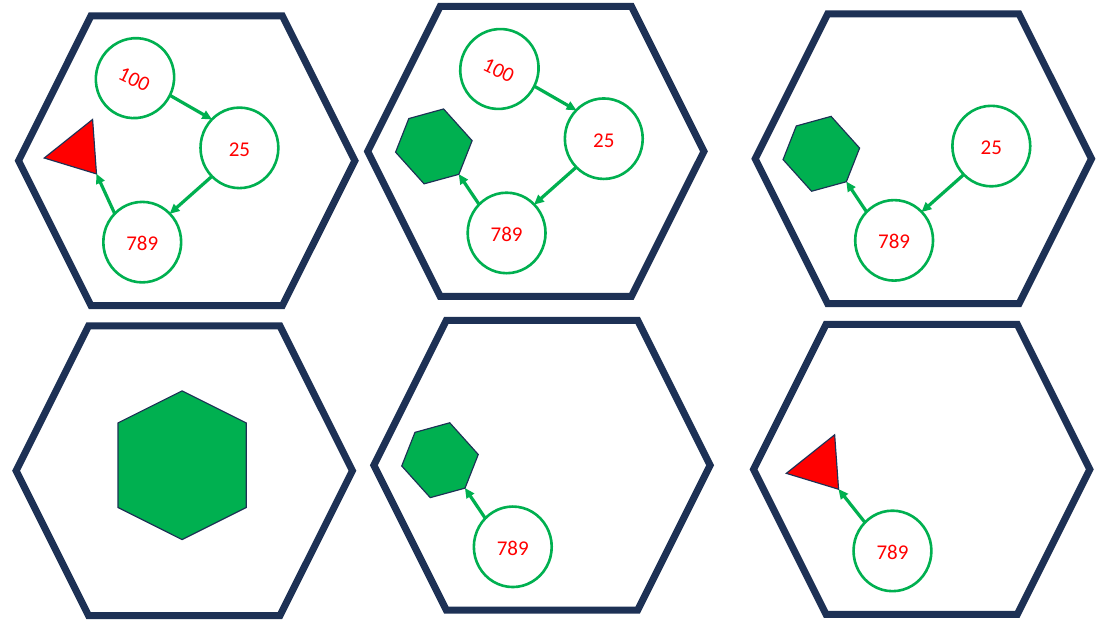
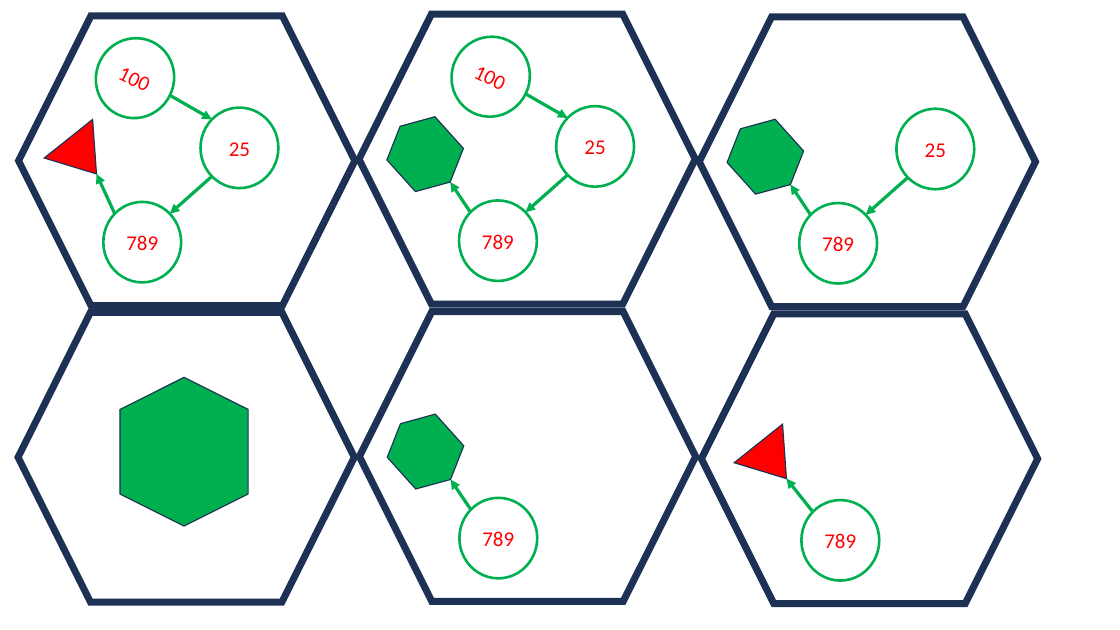
Before and after one commit to SpenceIsCool/HackCUX_TheInductiveGames, a slide deck: slide 2 of Printables/LinkListLaugh.pptx. Drawn at 1120x630 pixels with LibreOffice and Linux fonts; fonts in the diff are those of the drawing. Boxes give left, top, right and bottom in pixels: in the first picture for what was removed or moved away, otherwise in the second. Text is boxed around its words. In the diff, an @@ line names an element or a change of style, - is before the commit and + after.

```diff
--- a/Printables/LinkListLaugh.pptx
+++ b/Printables/LinkListLaugh.pptx
@@ 3 ellipses, 1 hexagon, 1 arrow: place and size @@
-3 ellipses, 1 hexagon, 1 arrow at (385, 15, 644, 273)
+3 ellipses, 1 hexagon, 1 arrow at (377, 23, 634, 281)
@@ 1 ellipse, 1 hexagon, 1 arrow: place and size @@
-1 ellipse, 1 hexagon, 1 arrow at (772, 105, 1031, 212)
+1 ellipse, 1 hexagon, 1 arrow at (717, 107, 975, 215)
@@ 2 arrows, 1 hexagon: place and size @@
-2 arrows, 1 hexagon at (368, 7, 704, 297)
+2 arrows, 1 hexagon at (359, 14, 695, 304)
@@ 1 ellipse, 1 hexagon, 1 arrow: place and size @@
-1 ellipse, 1 hexagon, 1 arrow at (755, 14, 1091, 304)
+1 ellipse, 1 hexagon, 1 arrow at (699, 17, 1035, 307)
@@ hexagon: place and size @@
-hexagon at (16, 326, 352, 616)
+hexagon at (18, 313, 355, 602)
@@ hexagon: place and size @@
-hexagon at (118, 392, 246, 540)
+hexagon at (120, 377, 249, 526)
@@ 1 ellipse, 1 hexagon, 1 triangle: place and size @@
-1 ellipse, 1 hexagon, 1 triangle at (754, 324, 1090, 614)
+1 ellipse, 1 hexagon, 1 triangle at (702, 314, 1038, 604)
@@ arrow moved from (865, 523) - (839, 489) to (813, 512) - (786, 479) @@
@@ 2 hexagons, 1 ellipse, 1 arrow: place and size @@
-2 hexagons, 1 ellipse, 1 arrow at (374, 320, 710, 610)
+2 hexagons, 1 ellipse, 1 arrow at (360, 312, 696, 602)
```
Also in this commit, not shown: 1 other slide changed, 2 other files.
